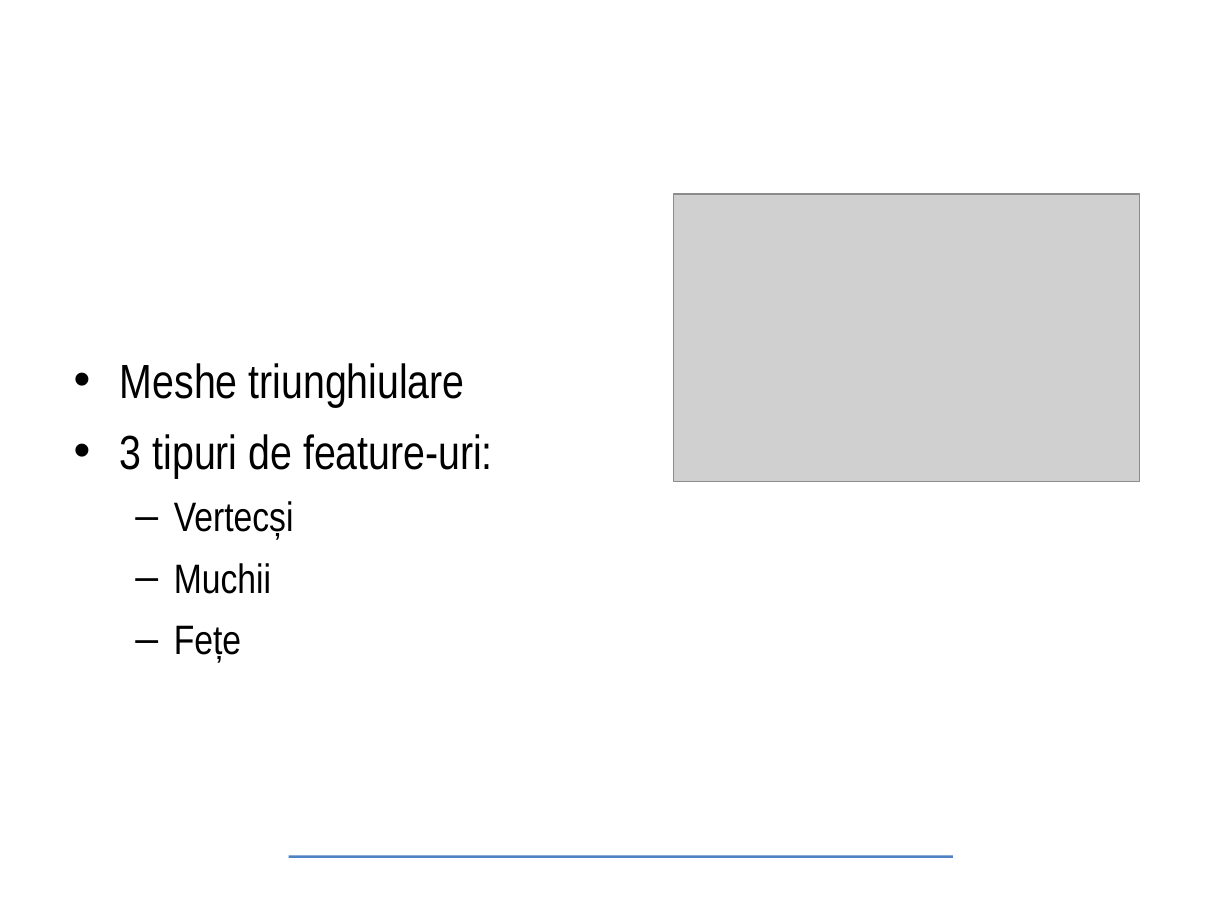
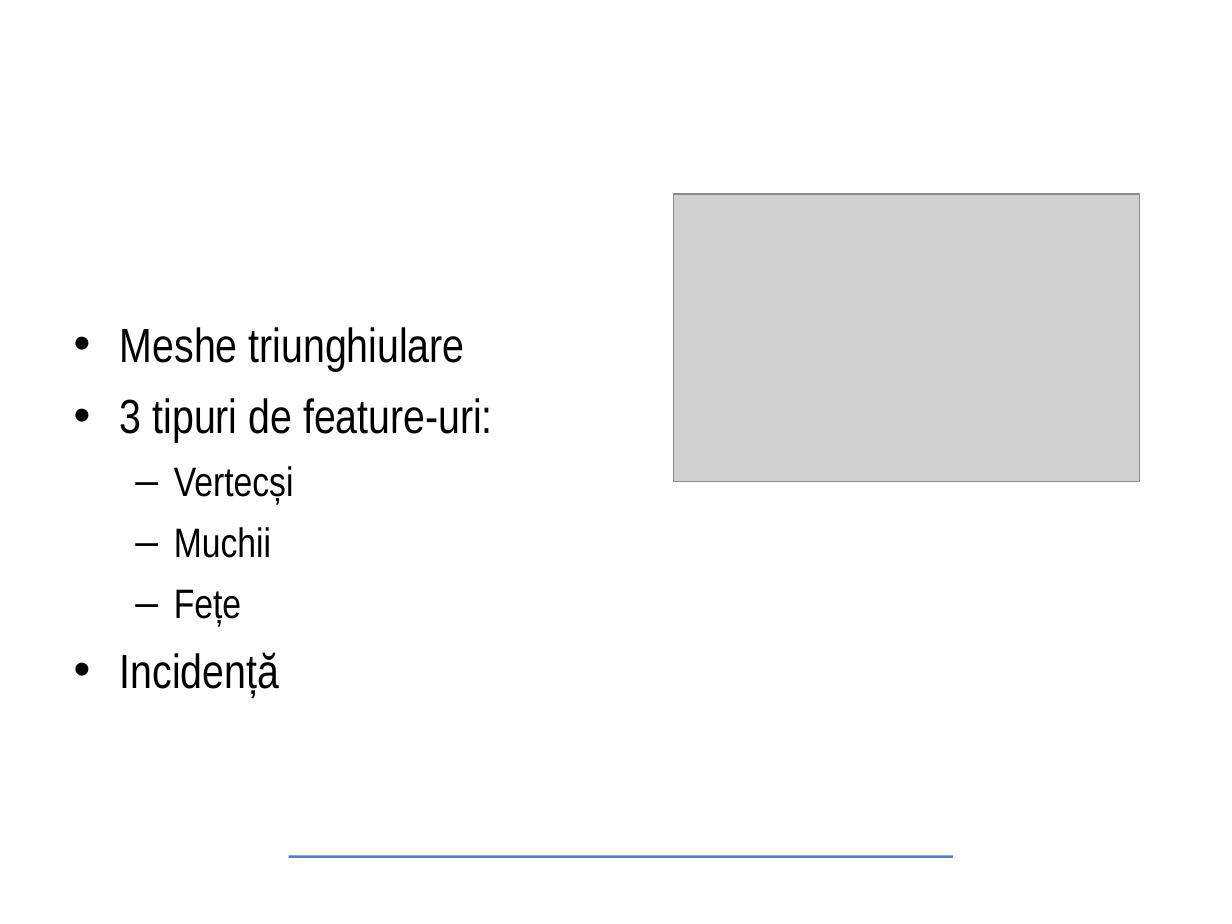
Before and after one commit to Tureyz/test, a slide deck: slide 3 of presentation/master-presentation-ro.odp. Drawn at 1232x924 pixels with LibreOffice and Linux fonts; fonts in the diff are those of the drawing; grey boxes stand for pictures; background and template pictures are left out. Boxes give left, top, right and bottom in pixels: in the first picture for what was removed or moved away, otherwise in the second. Text is boxed around its words. In the diff, an @@ line names an element or a change of style, - is before the commit and + after.

```diff
--- a/presentation/master-presentation-ro.odp
+++ b/presentation/master-presentation-ro.odp
@@ text at <box>120,652,279,697</box>: paragraph added @@
+• Incidență
```
Also in this commit, not shown: 4 other slides changed, 1 slide added, 1 slide removed, 31 other files.
